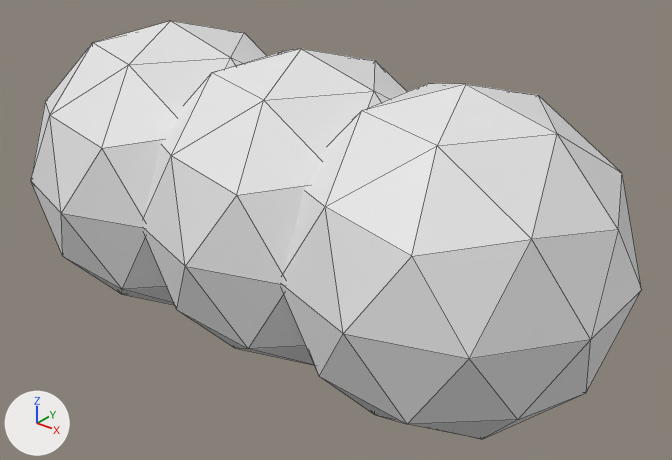
One commit to the Blender file art-direction/assets/source-study/source-hare.blend: the scene before it, then after it.
Camera for both pictures: a 50 mm lens placed at (4.56, -4.0, 2.4), pointed at (1.29, 0.08, -0.13). Every picture has the same lights, and +X, +Y and +Z are marked at lower left. The picture after the commit comes second. Mesh edges are drawn as thin lines. The same objects are shown in both versions, whatever each file hides.
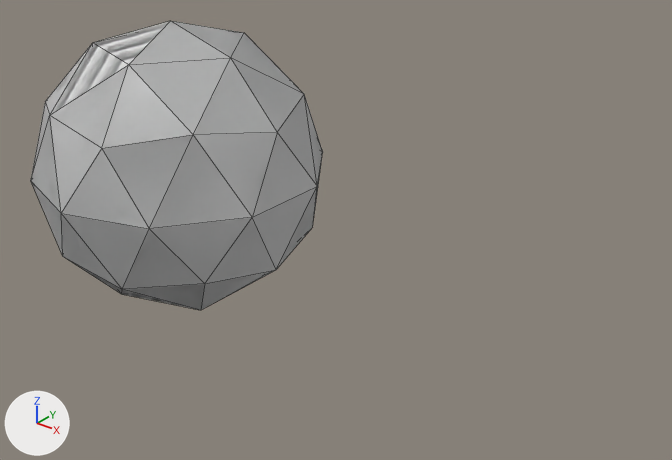
Location of each change, (x1, y1, x2, y2) in pixels of the pictures (672 x 460 px):
'Icosphere.002', moved
    before: (282, 83, 642, 439)
    after: (31, 21, 323, 310)
'Icosphere.001', moved (not visible afterwards)
    before: (143, 49, 407, 365)
'Icosphere', unchanged, covered by the edit
    before: (31, 21, 267, 305)

What the commit changed:
In object 'Icosphere.001' (ob_icosphere_001), parent is no longer ob_hare_russet.
In object 'Icosphere.002' (ob_icosphere_002), parent is no longer ob_hare_winter.
